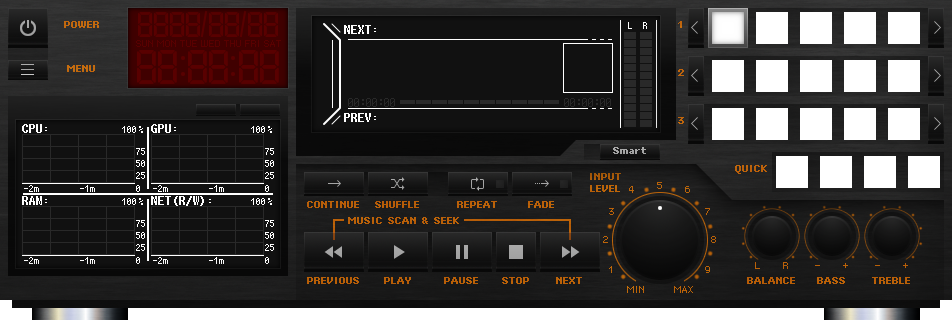
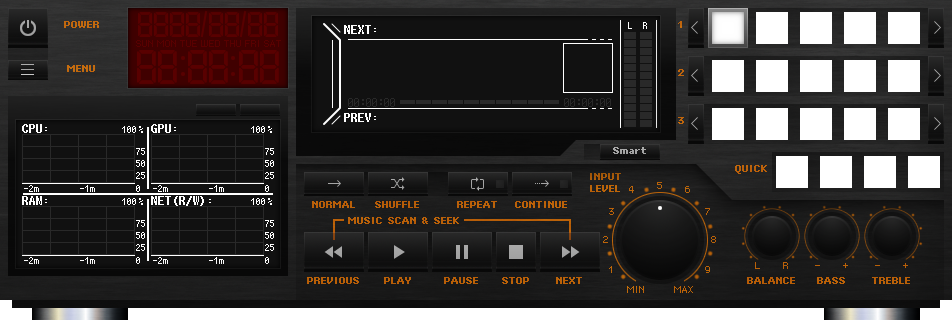
Two versions of the same layered image (952×320). Layer-by-layer changes:
painted on "Main" over 307, 201, 567, 208
